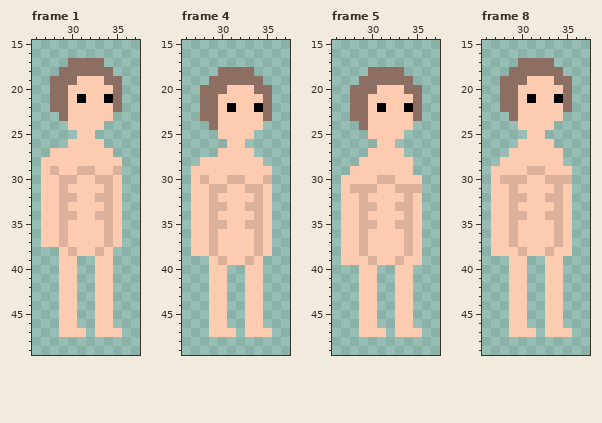
One commit to this pixel-art file: The Fallen Guardian/Assets/Art/Characters/Player/Idle/Player_Idle_Right.aseprite. This is how it looked before the edit.
64x64 pixels, 8 frames. Shown: frame 1: x 26..37, y 15..49; frame 4: x 26..37, y 15..49; frame 5: x 26..37, y 15..49; frame 8: x 26..37, y 15..49. The commit also changed other frames, which this record leaves out.
And afterwards:
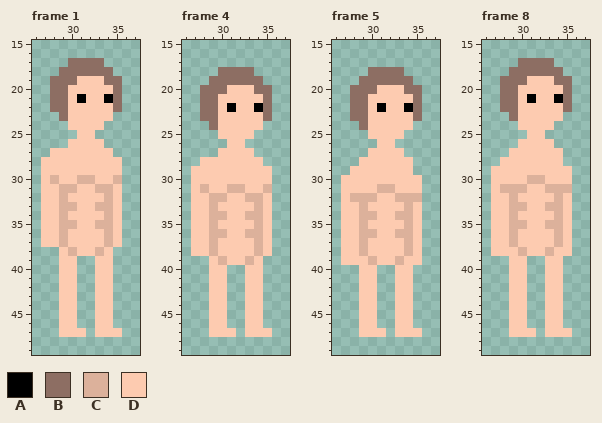
Palette (. is transparent): A #000000  B #8d6e63  C #dcb19b  D #fdcbb0
The exact change:
Frame 1, layers "Body Parts/Chest", "Body Parts/Left Arm", "Body Parts/Right Arm":
y 29: x 28 C -> D; x 31..32 CC -> DD; x 35 C -> D
y 30: x 28..35 DCCDDCCD -> CDDCCDDC
y 31: x 30 D -> C; x 33 D -> C
y 32: x 30 C -> D; x 33 C -> D
y 33: x 30 D -> C; x 33 D -> C
y 34: x 30 C -> D; x 33 C -> D
y 35: x 30 D -> C; x 33 D -> C
Frame 4, layers "Body Parts/Chest", "Body Parts/Left Arm", "Body Parts/Right Arm":
y 30: x 28 C -> D; x 31..32 CC -> DD; x 35 C -> D
y 31: x 28..35 DCCDDCCD -> CDDCCDDC
y 32: x 30 D -> C; x 33 D -> C
y 33: x 30 C -> D; x 33 C -> D
y 34: x 30 D -> C; x 33 D -> C
y 35: x 30 C -> D; x 33 C -> D
y 36: x 30 D -> C; x 33 D -> C
Frame 5, layers "Body Parts/Chest", "Body Parts/Left Arm", "Body Parts/Right Arm":
y 30: x 31..32 CC -> DD
y 31: x 28..35 CCCDDCCC -> DDDCCDDD
y 32: x 28 D -> C; x 30 D -> C; x 33 D -> C; x 35 D -> C
y 33: x 30 C -> D; x 33 C -> D
y 34: x 30 D -> C; x 33 D -> C
y 35: x 30 C -> D; x 33 C -> D
y 36: x 30 D -> C; x 33 D -> C
Frame 8, layers "Body Parts/Chest", "Body Parts/Left Arm", "Body Parts/Right Arm":
y 29: x 31..32 CC -> DD
y 30: x 28..35 CCCDDCCC -> DDDCCDDD
y 31: x 28 D -> C; x 30 D -> C; x 33 D -> C; x 35 D -> C
y 32: x 30 C -> D; x 33 C -> D
y 33: x 30 D -> C; x 33 D -> C
y 34: x 30 C -> D; x 33 C -> D
y 35: x 30 D -> C; x 33 D -> C
Changed places in both pictures, as pixel boxes (x1, y1, x2, y2):
changed: (50, 166, 122, 229)
changed: (200, 175, 272, 238)
changed: (350, 175, 422, 238)
changed: (500, 166, 572, 229)
